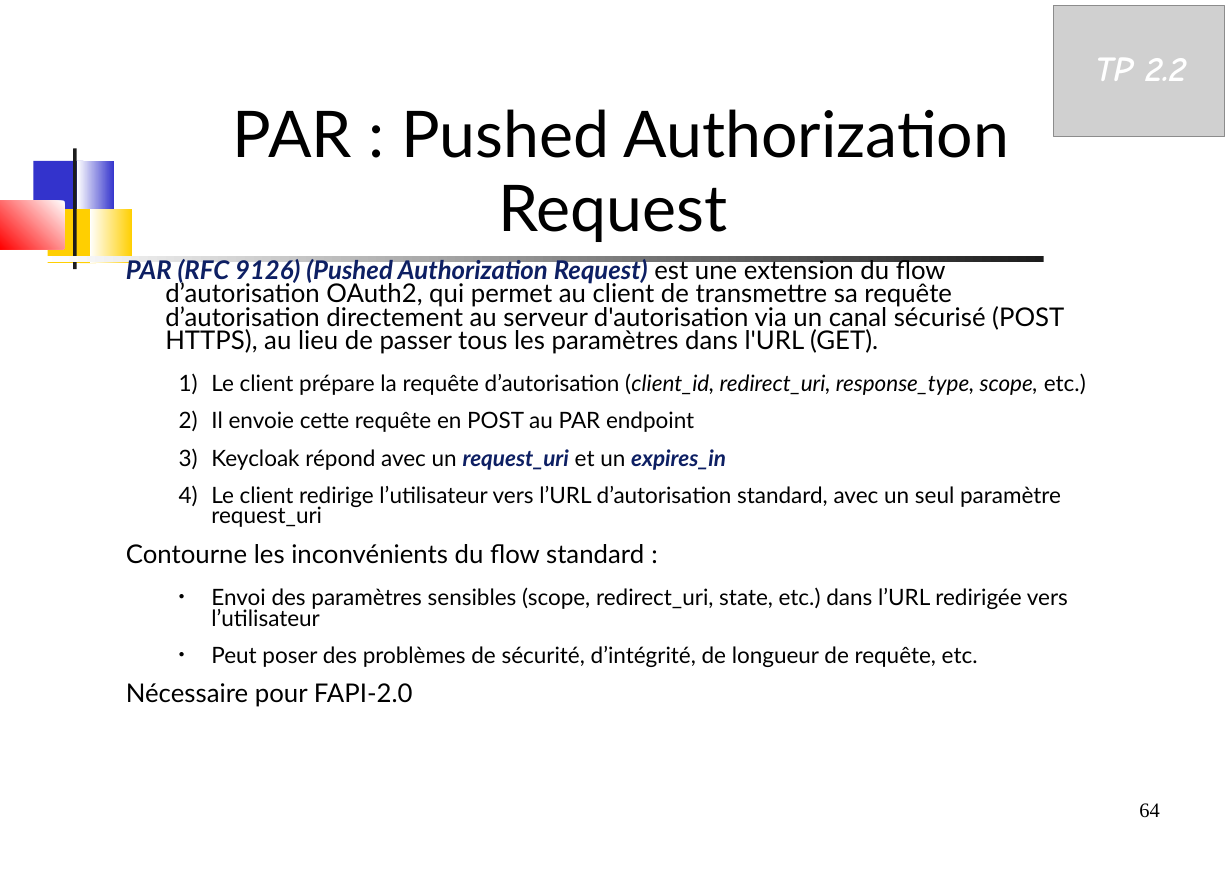
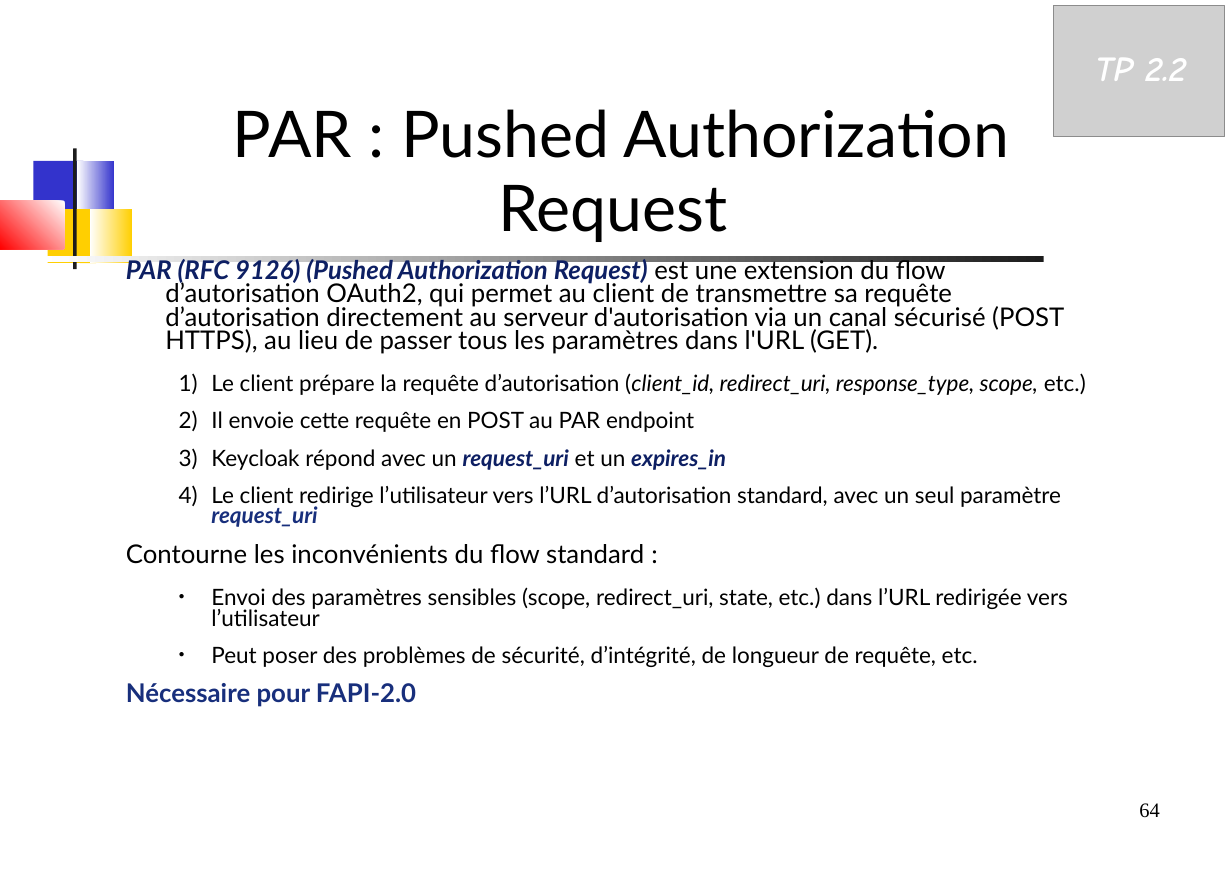
Before and after one commit to dthibau/keycloak, a slide deck: slide 64 of Keycloak.odp. Drawn at 1232x871 pixels with LibreOffice and Linux fonts; fonts in the diff are those of the drawing; grey boxes stand for pictures. Boxes give left, top, right and bottom in pixels: in the first picture for what was removed or moved away, otherwise in the second. Text is boxed around its words. In the diff, an @@ line names an element or a change of style, - is before the commit and + after.

```diff
--- a/Keycloak.odp
+++ b/Keycloak.odp
@@ text at (126,486,1061,707): text colour #000000 to #182F7C, bold on in "request_uri", "Nécessaire pour FAPI-2.0"; italic on in "request_uri" @@
```
Also in this commit, not shown: 4 other slides changed, 10 slides added, 16 other files.
